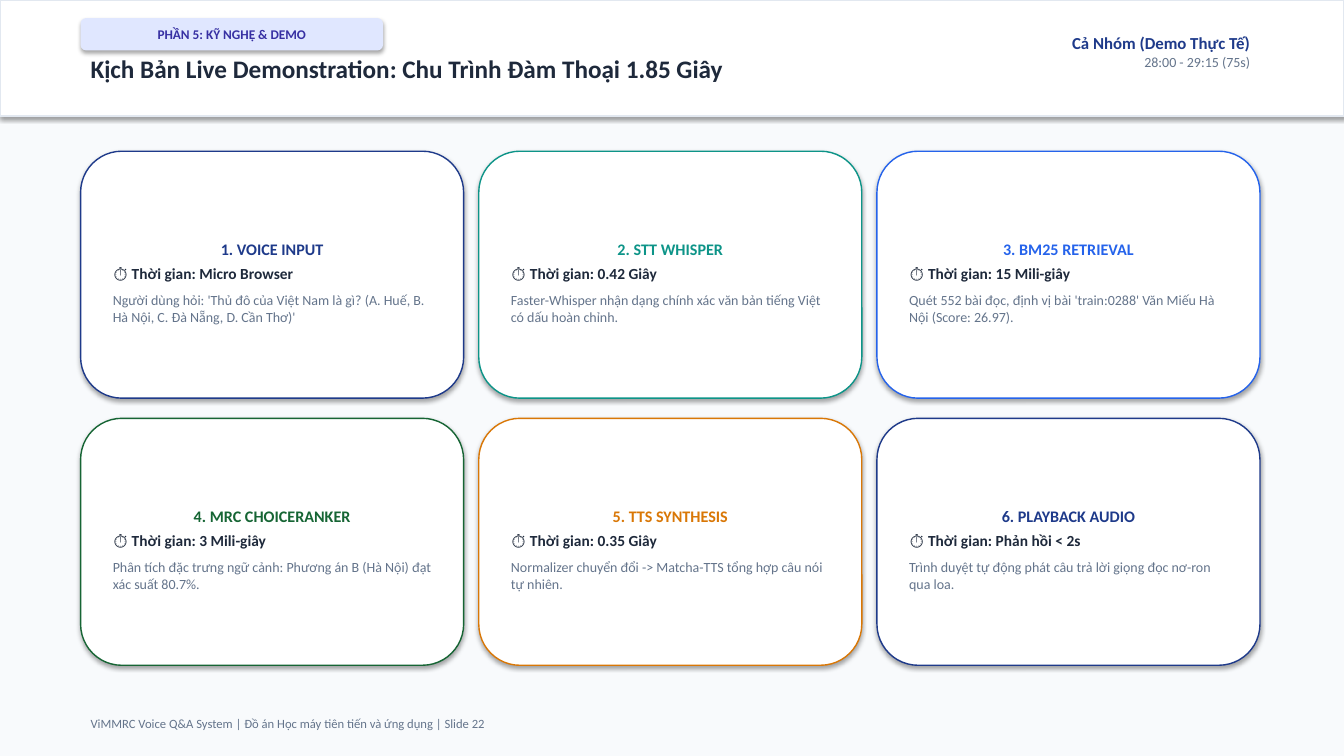
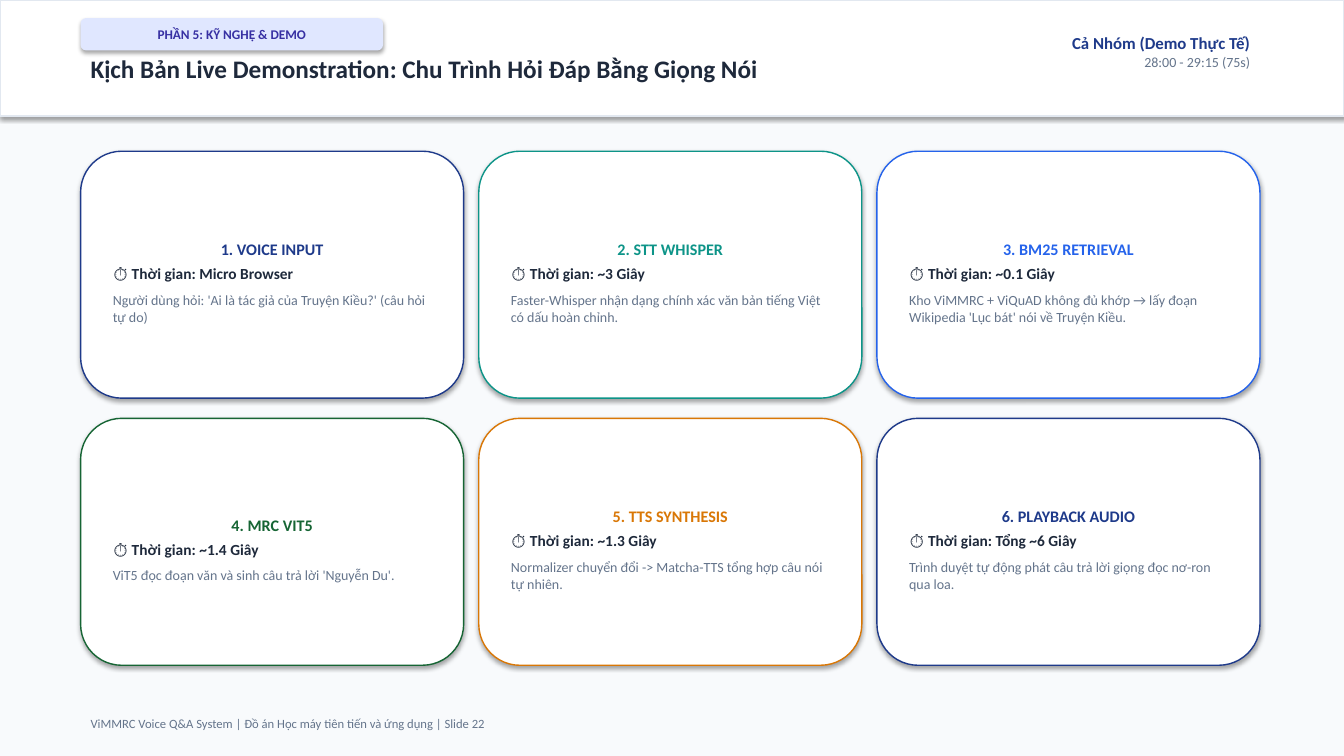
Before and after one commit to ngohuy04022000/vimmrc-qa-voice, a slide deck: slide 22 of docs/ViMMRC_Presentation_30min.pptx. Drawn at 1344x756 pixels with LibreOffice and Linux fonts; fonts in the diff are those of the drawing. Boxes give left, top, right and bottom in pixels: in the first picture for what was removed or moved away, otherwise in the second. Text is boxed around its words. In the diff, an @@ line names an element or a change of style, - is before the commit and + after.

```diff
--- a/docs/ViMMRC_Presentation_30min.pptx
+++ b/docs/ViMMRC_Presentation_30min.pptx
@@ text at <box>91,58,757,83</box>: text changed @@
-Kịch Bản Live Demonstration: Chu Trình Đàm Thoại 1.85 Giây
+Kịch Bản Live Demonstration: Chu Trình Hỏi Đáp Bằng Giọng Nói
@@ text in rounded rectangle at <box>530,268,645,282</box>: text changed @@
-⏱ Thời gian: 0.42 Giây
+⏱ Thời gian: ~3 Giây
@@ text in rounded rectangle at <box>909,268,1197,325</box>: text changed @@
-⏱ Thời gian: 15 Mili-giây
-Quét 552 bài đọc, định vị bài 'train:0288' Văn Miếu Hà Nội (Score: 26.97).
+⏱ Thời gian: ~0.1 Giây
+Kho ViMMRC + ViQuAD không đủ khớp → lấy đoạn Wikipedia 'Lục bát' nói về Truyện Kiều.
@@ text in rounded rectangle at <box>113,294,425,324</box>: text changed @@
-Người dùng hỏi: 'Thủ đô của Việt Nam là gì? (A. Huế, B. Hà Nội, C. Đà Nẵng, D. Cần Thơ)'
+Người dùng hỏi: 'Ai là tác giả của Truyện Kiều?' (câu hỏi tự do)
@@ text in rounded rectangle at <box>113,520,395,583</box>: text changed @@
-4. MRC CHOICERANKER
-⏱ Thời gian: 3 Mili-giây
-Phân tích đặc trưng ngữ cảnh: Phương án B (Hà Nội) đạt xác suất 80.7%.
+4. MRC VIT5
+⏱ Thời gian: ~1.4 Giây
+ViT5 đọc đoạn văn và sinh câu trả lời 'Nguyễn Du'.
@@ text in rounded rectangle at <box>530,535,656,549</box>: text changed @@
-⏱ Thời gian: 0.35 Giây
+⏱ Thời gian: ~1.3 Giây
@@ text in rounded rectangle at <box>928,534,1076,549</box>: text changed @@
-⏱ Thời gian: Phản hồi < 2s
+⏱ Thời gian: Tổng ~6 Giây
```
Also in this commit, not shown: 9 other slides changed, 14 other files.
